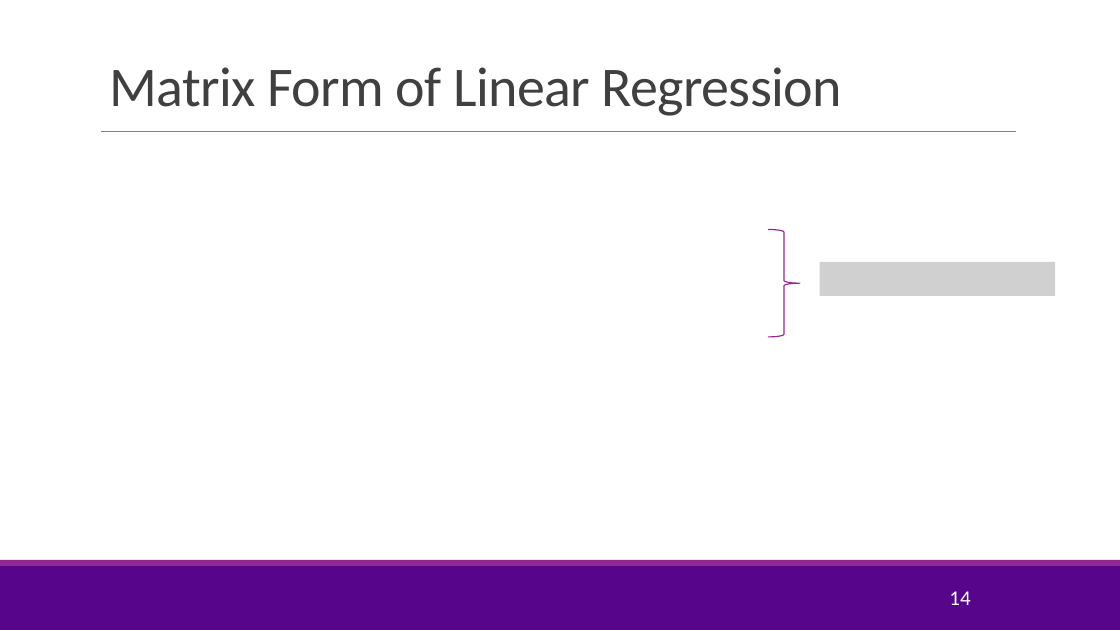
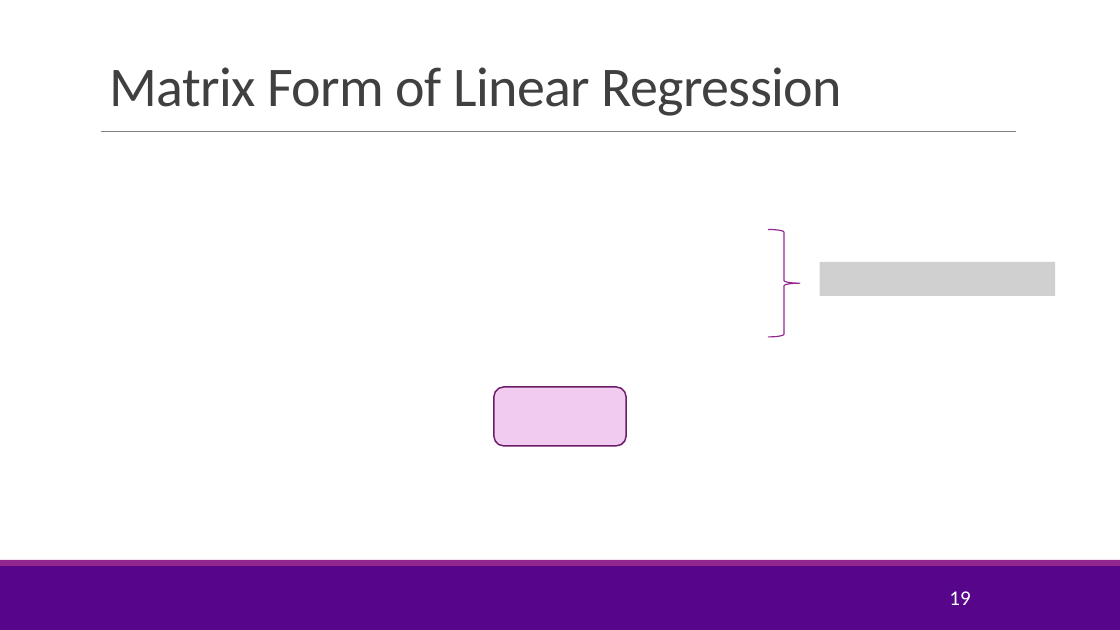
Before and after one commit to sdrangan/introml, a slide deck: slide 19 of lectures/Lect03_MultLinRegression.pptx (slide 14 before the commit). Drawn at 1120x630 pixels with LibreOffice and Linux fonts; fonts in the diff are those of the drawing; grey boxes stand for pictures; background and template pictures are left out. Boxes give left, top, right and bottom in pixels: in the first picture for what was removed or moved away, otherwise in the second. Text is boxed around its words. In the diff, an @@ line names an element or a change of style, - is before the commit and + after.

```diff
--- a/lectures/Lect03_MultLinRegression.pptx
+++ b/lectures/Lect03_MultLinRegression.pptx
@@ rounded rectangle added at bbox=[494, 387, 626, 446], fill #F1CCF0, outline #6C1D6A 1.25 pt @@
@@ page number at bbox=[949, 591, 970, 605]: text changed @@
-14
+19
```
Also in this commit, not shown: 6 other slides changed, 9 slides added, 3 other files.
